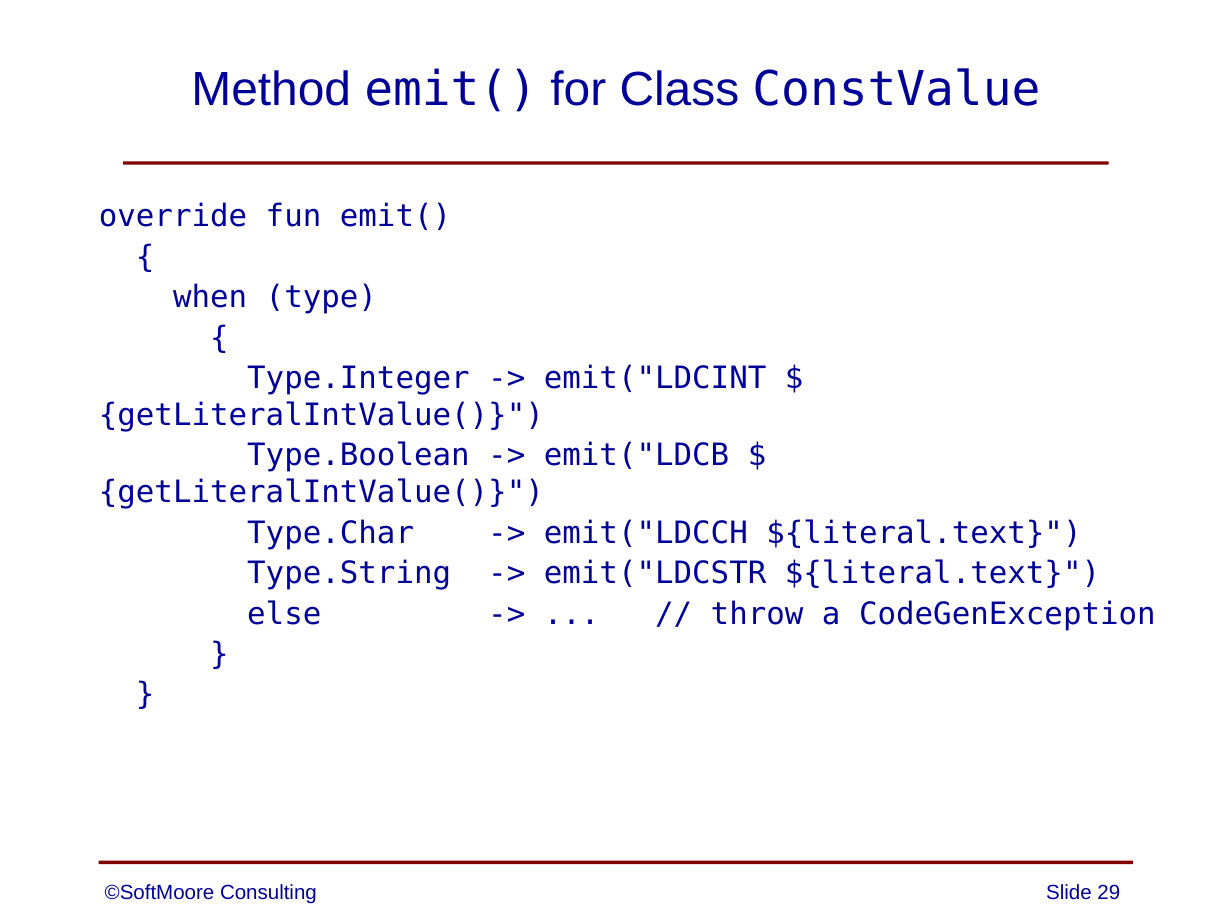
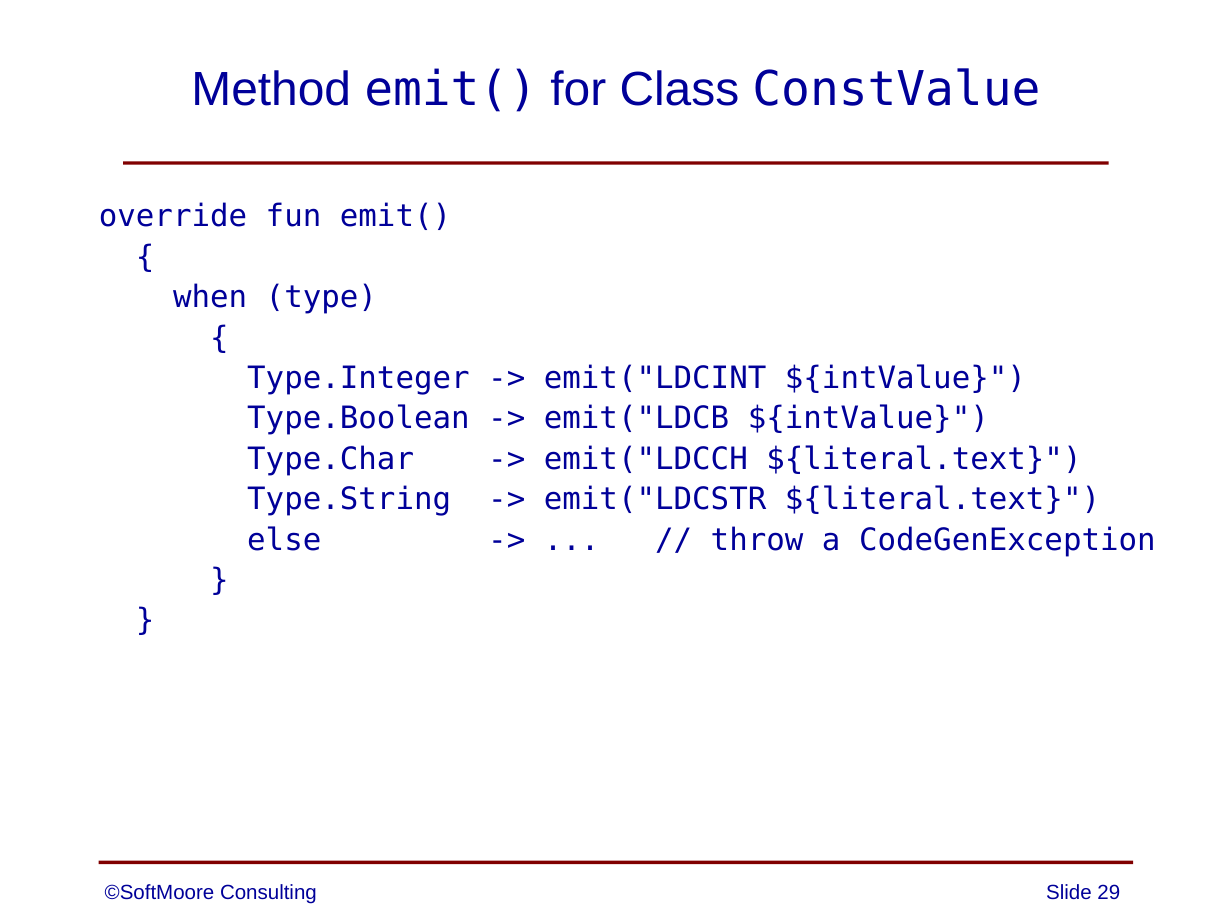
Before and after one commit to SoftMoore/CPRL-Kt-2nd, a slide deck: slide 29 of PowerPoints/11 - Code Generation.pptx. Drawn at 1232x924 pixels with LibreOffice and Linux fonts; fonts in the diff are those of the drawing. Boxes give left, top, right and bottom in pixels: in the first picture for what was removed or moved away, otherwise in the second. Text is boxed around its words. In the diff, an @@ line names an element or a change of style, - is before the commit and + after.

```diff
--- a/PowerPoints/11 - Code Generation.pptx
+++ b/PowerPoints/11 - Code Generation.pptx
@@ text at (x1=247, y1=364, x2=1026, y2=435): text changed @@
-  Type.Integer -> emit("LDCINT ${getLiteralIntValue()}")
-  Type.Boolean -> emit("LDCB ${getLiteralIntValue()}")
+  Type.Integer -> emit("LDCINT ${intValue}")
+  Type.Boolean -> emit("LDCB ${intValue}")
```
Also in this commit, not shown: 1 other slide changed.
